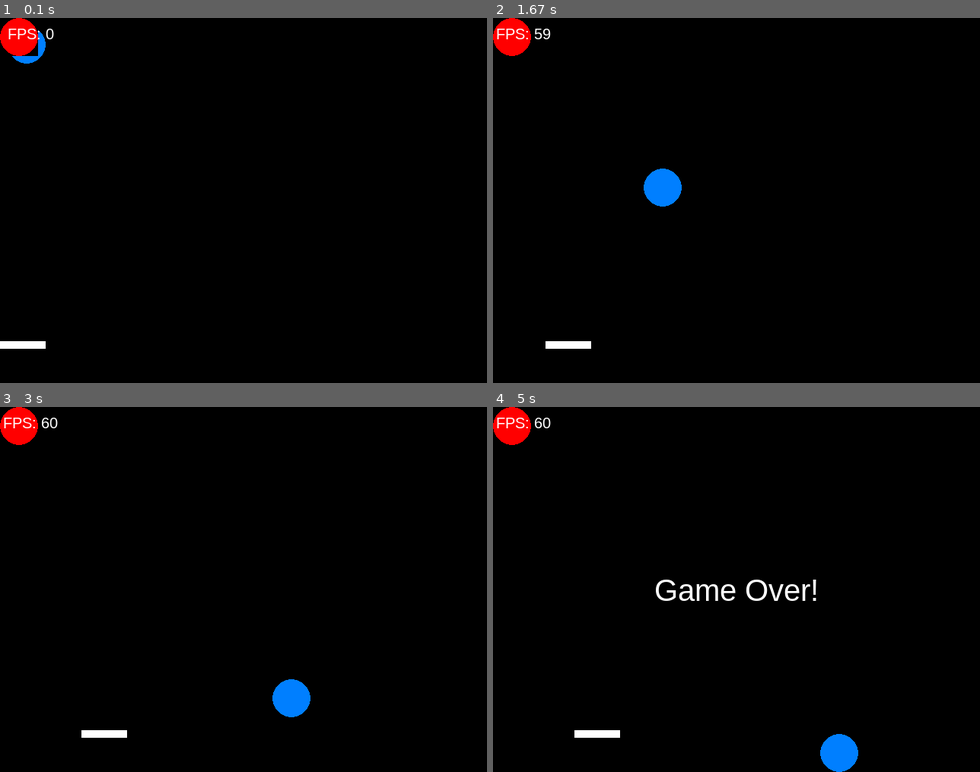
Above: before the commit, frames 1-4 (two rows, left to right).
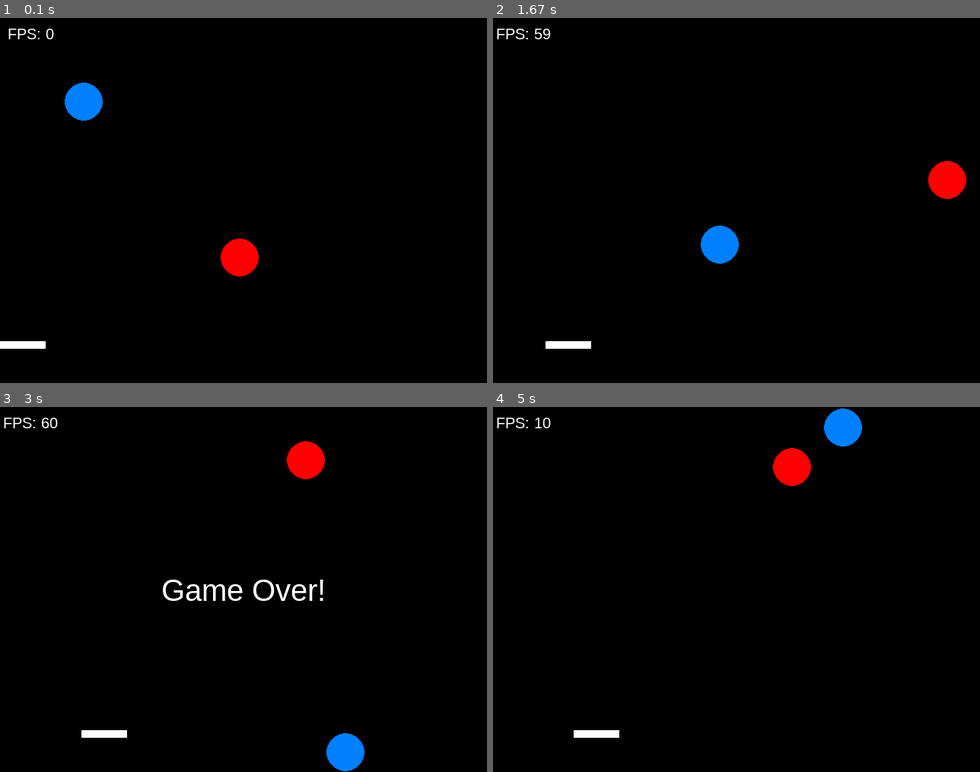
Above: after the commit, the same moments.

Repository: alexpotter1/PythonDev
Game: pygame game, started from pygame_programs/physics1-gravity.py
Two runs of this game, one before a commit and one after it. Both use one fixed random seed, a clock stepped at 60 frames per second and the inputs below. The source is Python 2; it was converted automatically to run under Python 3.
Inputs (mouse positions are in pixels of both pictures, inside the frame that each line leads up to):
- Up to frame 1 (0.1 s): no input
- Up to frame 2 (1.67 s): press the mouse at (619, 204) at 0.37 s; move the mouse to (702, 240) at 0.47 s; release the mouse at (785, 280) at 0.6 s; press the mouse at (619, 204) at 0.7 s; move the mouse to (697, 247) at 0.8 s; release the mouse at (780, 291) at 0.93 s; press the mouse at (619, 204) at 1.03 s; move the mouse to (707, 196) at 1.13 s; release the mouse at (794, 189) at 1.27 s; press the mouse at (619, 204) at 1.37 s; move the mouse to (605, 171) at 1.47 s; release the mouse at (590, 142) at 1.6 s
- Up to frame 3 (3 s): press the mouse at (126, 593) at 1.7 s; move the mouse to (233, 560) at 1.8 s; release the mouse at (345, 523) at 1.93 s; press the mouse at (126, 593) at 2.03 s; move the mouse to (126, 593) at 2.13 s; release the mouse at (126, 593) at 2.27 s; press the mouse at (126, 593) at 2.37 s; move the mouse to (126, 658) at 2.47 s; release the mouse at (126, 728) at 2.6 s
- Up to frame 4 (5 s): press the mouse at (619, 593) at 4.93 s

The runs differ from the first frame. In frame 1, 2.0% of the frame differs, in the area x 0-54%, y 0-71%; in frame 2, 2.5%; in frame 3, 3.2%; in frame 4, 3.2%, in the area x 0-76%, y 0-100%.

Commit message:
updating to reflect on GitHub

Diff:
--- a/gpio.py
+++ b/gpio.py
@@ -7,21 +7,25 @@
 
 sleeptime = 0.1
 
+gpio1 = 15
+gpio2 = 18
+gpio3 = 23
+
 gpio.setmode(gpio.BCM) # uses Broadcom mode for GPIO (recommended)
 
 # setting up the GPIO pins (in this case, GPIO15, GPIO18 and GPIO23 and GND)
-gpio.setup(15, gpio.OUT)
-gpio.setup(18, gpio.OUT)
-gpio.setup(23, gpio.IN) # input setup code for a button that doesn't work yet
+gpio.setup(gpio1, gpio.OUT)
+gpio.setup(gpio2, gpio.OUT)
+gpio.setup(gpio3, gpio.IN) # input setup code for a button that doesn't work yet
 
 # simple LED flashing program
 while True:
-    inputvalue = int(gpio.input(23)) # some code for a button that doesn't work yet
+    inputvalue = int(gpio.input(gpio3)) # some code for a button that doesn't work yet
     print(inputvalue) # same
 
-    gpio.output(15, gpio.HIGH) # sets GPIO15 to ON (LED lights up)
-    gpio.output(18, gpio.LOW) # GPIO18 OFF (second LED is off)
+    gpio.output(gpio1, gpio.HIGH) # sets GPIO15 to ON (LED lights up)
+    gpio.output(gpio2, gpio.LOW) # GPIO18 OFF (second LED is off)
     time.sleep(sleeptime) # waits for 'sleeptime' seconds
-    gpio.output(15, gpio.LOW) # sets GPIO15 (first LED) to OFF
-    gpio.output(18, gpio.HIGH) # sets GPIO18 (second LED) to ON
+    gpio.output(gpio1, gpio.LOW) # sets GPIO15 (first LED) to OFF
+    gpio.output(gpio2, gpio.HIGH) # sets GPIO18 (second LED) to ON
     time.sleep(sleeptime) # waits sleeptime, then restarts
--- a/pygame_programs/physics1-gravity.py
+++ b/pygame_programs/physics1-gravity.py
@@ -14,29 +14,33 @@
 	height = 480 # symlink to size in main program
 
 
+	def __init__(self, speed, colour, sizex, sizey, posx, posy, rad):
+		self.colour = colour
+		self.speed = speed
 
-	def __init__(self):
+		self.sizex = sizex
+		self.sizey = sizey
+		self.rad = rad
+		self.posx = posx
+		self.posy = posy
+
+		ball = pygame.Surface((self.sizex, self.sizey)) # creates new ball surface
+		self.ball = ball
+
+		pygame.draw.circle(self.ball,self.getColour(),[self.sizex/2, self.sizey/2], self.rad) # x,y,radius
+		self.ballrectangle = self.ball.get_rect() # attaches collision box to ball
+		self.ballrectangle.center = [self.posx,self.posy]
+		print("Ball created")
 		print('inited')
 
-	def setColour(self, (r, g, b)):
-		self.colour = (r, g, b)
 
 	def getColour(self):
 		return self.colour
 
-	def createBall(self, sizex, sizey, rad):
-		self.sizex = sizex
-		self.sizey = sizey
-		self.rad = rad
+	def clip(self, value, minval, maxval):
+		return min(max(value,minval), maxval)
 
-		ball = pygame.Surface((self.sizex, self.sizey)) # creates new ball surface
-		self.ball = ball
-
-		pygame.draw.circle(self.ball,self.getColour(),[25,25], self.rad) # x,y,radius
-		ballrectangle = self.ball.get_rect(center=([self.sizex/2, self.sizey/2])) # attaches collision box to ball
-		self.ballrectangle = ballrectangle
-
-	def Physics(self):
+	def physics(self):
 		self.ballrectangle = self.ballrectangle.move(self.speed)
 
 		if (self.ballrectangle.left < 0 or self.ballrectangle.right > self.width):
@@ -45,6 +49,23 @@
 		if (self.ballrectangle.top < 0 or self.ballrectangle.bottom > self.height):
 			#speed[1] *= momentum
 			self.speed[1] = -self.speed[1]
+
+		if self.ballrectangle.bottom > height:
+			screen.blit(text, textRect)
+			pygame.display.update()
+			pygame.time.delay(2000)
+			self.ballrectangle.top = 0
+
+		self.ballrectangle.left = self.clip(self.ballrectangle.left, 0, width)
+		self.ballrectangle.right = self.clip(self.ballrectangle.right, 0, width)
+		self.ballrectangle.top = self.clip(self.ballrectangle.top, 0, height)
+		self.ballrectangle.bottom = self.clip(self.ballrectangle.bottom, 0, height)
+
+		if paddlerectangle.colliderect(self.ballrectangle):
+			#speed[1] *= momentum
+			self.speed[1] = -self.speed[1]
+
+
 
 
 
@@ -81,10 +102,15 @@
 text = font.render("Game Over!", 1, white)
 textRect = text.get_rect(center=((width/2,height/2)))
 
+collisionsChecked = []
 
+def checkIfCollided(collider):
+	notFound = False
+	for c in collisionsChecked:
+		if c == collider:
+			return True
+	return False
 
-def clip(value, minval, maxval):
-	return min(max(value,minval), maxval)
 
 def FPS(targetFPS):
     clock.tick_busy_loop(targetFPS)
@@ -97,25 +123,26 @@
 def draw():
     FPS(60)
     screen.fill(black)
-    screen.blit(b1.ball,b1.ballrectangle) # moves ball onto screen
-    screen.blit(b2.ball,b2.ballrectangle)
     screen.blit(FPS.fpsCounter, FPS.fpsCounterRect)
     screen.blit(paddle, paddlerectangle)
-    pygame.display.flip() # double buffering, waits until frame is fully drawn
+
+
+    for ball in balls:
+		screen.blit(ball.ball, ball.ballrectangle)
+
+    pygame.display.flip()
+
+
+balls = [Ball([3,3],red,50,50,300,300,25),Ball([2,2],azure,50,50,100,100,25)]
 
 
 
-b1 = Ball()
-b1.setColour(azure)
-b1.createBall(50,50,25)
 
-b2 = Ball()
-b2.setColour(red)
-b2.createBall(50,50,25)
+
+
 
 
 MouseLeftButton = 0
-step = 2
 running = True
 while running:
     for event in pygame.event.get():
@@ -128,37 +155,38 @@
                 #speed[1] += float((relative[1]/10))
 
 
-    position = pygame.mouse.get_pos()
-    x = int(position[0])
+
+	position = pygame.mouse.get_pos()
+	x = int(position[0])
     paddlerectangle.right = x
 
-    if paddlerectangle.colliderect(b1.ballrectangle):
-		#speed[1] *= momentum
-		b1.speed[1] = -b1.speed[1]
 
     #speed[1] += gravity
+    collisionsChecked = []
 
+    for ball in balls:
+		ball.physics()
 
-    b1.Physics()
+		for collision in balls:
+			if checkIfCollided(collision) == False:
+				if collision != ball:
+					if ball.ballrectangle.colliderect(collision.ballrectangle):
+						collisionsChecked.append(ball)
+						collisionsChecked.append(collision)
+						ball.speed[1] = -ball.speed[1]
+						collision.speed[1] = -collision.speed[1]
+
+						ball.speed[0] = -ball.speed[0]
+						collision.speed[0] = -collision.speed[0]
 
 
 
 
-    if b1.ballrectangle.bottom > height:
-        screen.blit(text, textRect)
-        pygame.display.update()
-        pygame.time.delay(2000)
-        b1.ballrectangle.top = 0
 
 
-    b1.ballrectangle.left = clip(b1.ballrectangle.left, 0, width)
-    b1.ballrectangle.right = clip(b1.ballrectangle.right, 0, width)
-    b1.ballrectangle.top = clip(b1.ballrectangle.top, 0, height)
-    b1.ballrectangle.bottom = clip(b1.ballrectangle.bottom, 0, height)
-
-    paddlerectangle.left = clip(paddlerectangle.left, 0, width)
-    paddlerectangle.right = clip(paddlerectangle.right, 0,width)
-    paddlerectangle.top = clip(paddlerectangle.top, 0, height)
-    paddlerectangle.bottom = clip(paddlerectangle.bottom, 0, height)
+    paddlerectangle.left = balls[0].clip(paddlerectangle.left, 0, width)
+    paddlerectangle.right = balls[0].clip(paddlerectangle.right, 0,width)
+    paddlerectangle.top = balls[0].clip(paddlerectangle.top, 0, height)
+    paddlerectangle.bottom = balls[0].clip(paddlerectangle.bottom, 0, height)
 
     draw()
